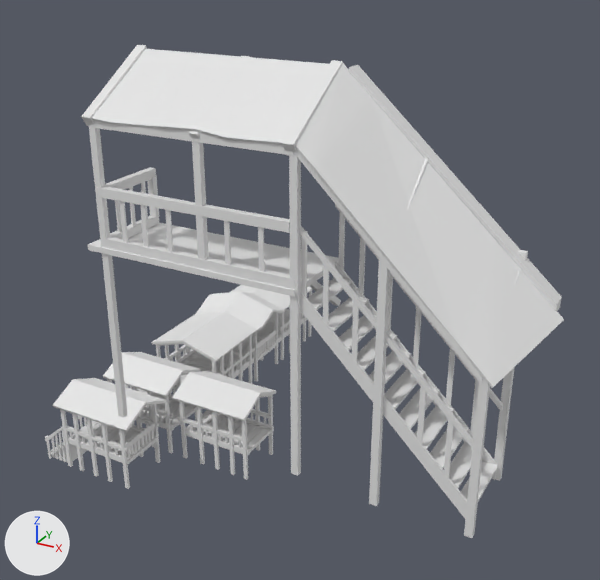
A saved change to the Blender file Hope Was Here/Assets/blender_models/build-1.blend.
The view is the same before and after, from a 50 mm lens placed at (70.6, -68.4, 65.4), pointed at (24.9, 14.7, 23.9). Every picture has the same lights, and +X, +Y and +Z are marked at lower left.

Objects in the first picture: 'meshU3D.001', 'meshU3D.002', 'meshU3D.003', 'meshU3D.004', 'meshU3D.005', 'meshU3D.006', 'woodPlanks'.
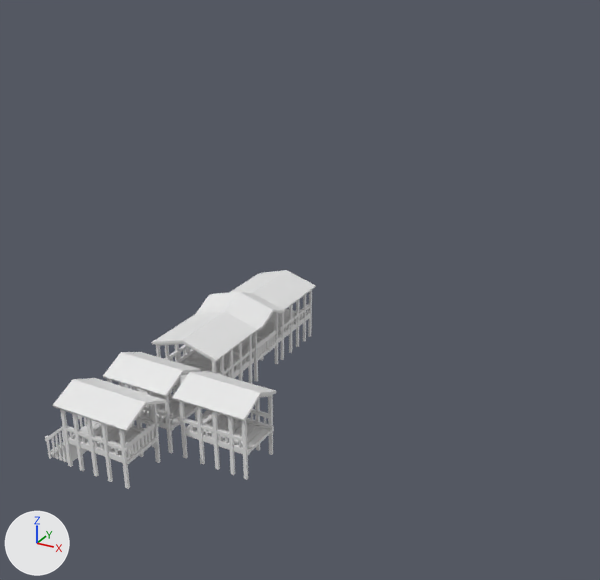
Boxes [x1, y1, x2, y2] around the edits, measured in the pictures (600 x 580 px):
```json
{"object": "woodPlanks", "change": "deleted", "before": [81, 45, 564, 538], "faces in mat_woodplanks_007 (white #e7e7e7)": [81, 45, 564, 538], "faces in mat_roof_01_009 (white #e7e7e7)": [91, 49, 329, 144]}
```

The change, as JSON lines over the scene's bpy script:
```json
{"op": "remove", "block": "ob_woodplanks", "code": ["ob_woodplanks = bpy.data.objects.new('woodPlanks', me_woodplanks_007)", "ob_woodplanks.location = (37.2, 15.8, 16.6)", "ob_woodplanks.rotation_euler = (1.571, 0.0, 0.0)  # degrees (90, 0, 0)", "ob_woodplanks.scale = (9.02, 9.02, 9.02)"]}
```
